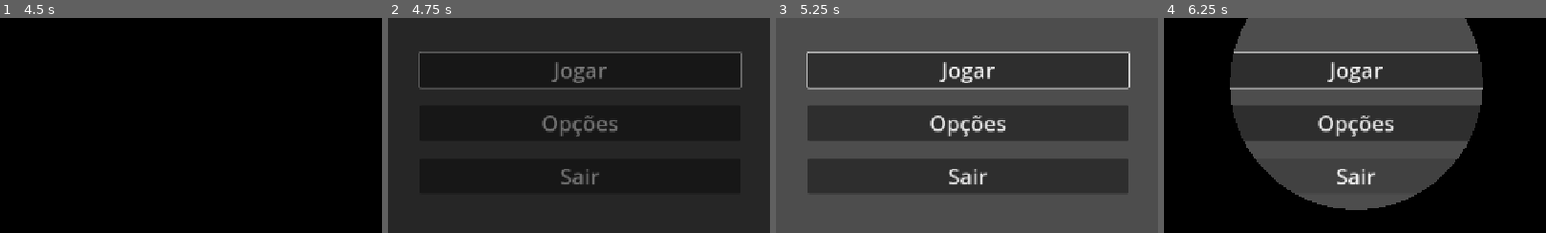
Above: before the commit, frames 1-4 (left to right).
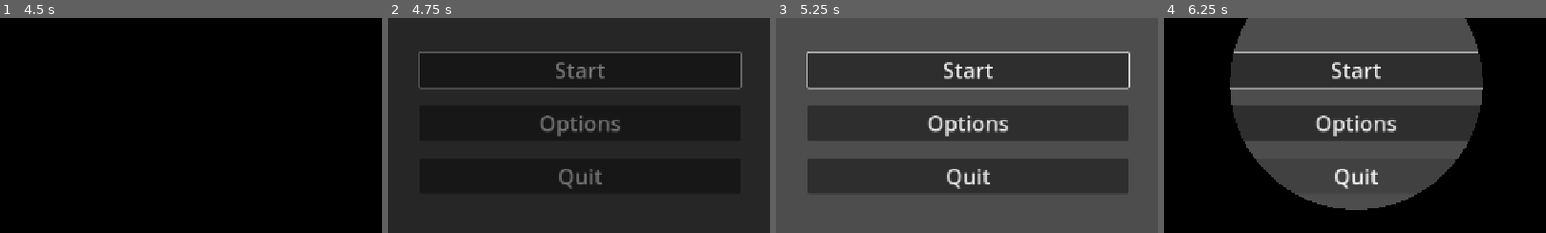
Above: after the commit, the same moments.

Repository: jpsalim21/Godot-Projeto-Base
Game: Godot game, scene res://Menus/MenuInicial.tscn
Same seed, same stepped clock (60 frames per second), same inputs: the game is played once before the commit and once after it. The engine's default icon, where the game draws it, is replaced by a stand-in: a white triangle on a blue panel in a dark square.
Inputs (mouse positions are % of the whole screen's width and height, from its top left):
- Up to frame 1 (4.5 s): click "Opções" (after the commit: "Options") at 0.5 s; click "Jogar" (after the commit: "Start") at 1.25 s; click "Jogar" (after the commit: "Start") at 2 s; click "Opções" (after the commit: "Options") at 2.75 s; click "Jogar" (after the commit: "Start") at 3.5 s; click "Opções" (after the commit: "Options") at 4.25 s
- Up to frame 2 (4.75 s): no input
- Up to frame 3 (5.25 s): tap Enter (ui_accept) at 5 s; move the mouse to (72, 45) at 5.02 s; hold Enter (ui_accept) from 5.03 s (still down); click (72, 45) at 5.17 s
- Up to frame 4 (6.25 s): release Enter (ui_accept) at 5.75 s; drag from (30, 55) to (45, 70) at 5.77 s
The pictures show only the part of the screen within x 25-75%, y 35-85%; the shares and areas given below are measured in that part.

Frame 1 is identical in both runs. In frame 2, 1.8% of the frame differs, in the area x 40-61%, y 20-80%; in frame 3, 2.3%; in frame 4, 2.3%, in the area x 39-61%, y 20-80%.

Commit message:
Troca pra inglês

Diff:
--- a/Menus/MenuInicial.tscn
+++ b/Menus/MenuInicial.tscn
@@ -91,17 +91,17 @@
 [node name="Start" type="Button" parent="MenuInicial/VBoxContainer"]
 layout_mode = 2
 theme_override_font_sizes/font_size = 36
-text = "Jogar"
+text = "Start"
 
 [node name="Options" type="Button" parent="MenuInicial/VBoxContainer"]
 layout_mode = 2
 theme_override_font_sizes/font_size = 36
-text = "Opções"
+text = "Options"
 
 [node name="Quit" type="Button" parent="MenuInicial/VBoxContainer"]
 layout_mode = 2
 theme_override_font_sizes/font_size = 36
-text = "Sair"
+text = "Quit"
 
 [node name="Opcoes" type="Control" parent="."]
 visible = false
@@ -126,12 +126,12 @@
 [node name="Titulo" type="Label" parent="Opcoes/VBoxContainer"]
 layout_mode = 2
 theme_override_font_sizes/font_size = 50
-text = "Opções"
+text = "Options"
 horizontal_alignment = 1
 
 [node name="ResolucaoLabel" type="Label" parent="Opcoes/VBoxContainer"]
 layout_mode = 2
-text = "Resolução"
+text = "Resolution:"
 
 [node name="Resolucao" type="OptionButton" parent="Opcoes/VBoxContainer"]
 layout_mode = 2
@@ -148,12 +148,13 @@
 
 [node name="VolumeLabel" type="Label" parent="Opcoes/VBoxContainer"]
 layout_mode = 2
-text = "Volume:"
+text = "
+Audio:"
+horizontal_alignment = 1
 
 [node name="GeralLabel" type="Label" parent="Opcoes/VBoxContainer"]
 layout_mode = 2
-text = "Geral:
-"
+text = "Geral:"
 
 [node name="GeralSlider" type="HSlider" parent="Opcoes/VBoxContainer"]
 layout_mode = 2
@@ -162,7 +163,7 @@
 
 [node name="MusicaLabel" type="Label" parent="Opcoes/VBoxContainer"]
 layout_mode = 2
-text = "Música:"
+text = "Music:"
 
 [node name="MusicaSlider" type="HSlider" parent="Opcoes/VBoxContainer"]
 layout_mode = 2
@@ -180,7 +181,7 @@
 
 [node name="Voltar" type="Button" parent="Opcoes/VBoxContainer"]
 layout_mode = 2
-text = "Voltar"
+text = "Return"
 
 [node name="CoisasIniciais" type="Control" parent="."]
 layout_mode = 1
--- a/Menus/MenuPause.tscn
+++ b/Menus/MenuPause.tscn
@@ -37,7 +37,7 @@
 
 [node name="ResolucaoLabel" type="Label" parent="VBoxContainer"]
 layout_mode = 2
-text = "Resolução"
+text = "Resolution"
 
 [node name="Resolucao" type="OptionButton" parent="VBoxContainer"]
 layout_mode = 2
@@ -54,12 +54,13 @@
 
 [node name="VolumeLabel" type="Label" parent="VBoxContainer"]
 layout_mode = 2
-text = "Volume:"
+text = "
+Audio:"
+horizontal_alignment = 1
 
 [node name="GeralLabel" type="Label" parent="VBoxContainer"]
 layout_mode = 2
-text = "Geral:
-"
+text = "Geral:"
 
 [node name="GeralSlider" type="HSlider" parent="VBoxContainer"]
 layout_mode = 2
@@ -68,7 +69,7 @@
 
 [node name="MusicaLabel" type="Label" parent="VBoxContainer"]
 layout_mode = 2
-text = "Música:"
+text = "Music:"
 
 [node name="MusicaSlider" type="HSlider" parent="VBoxContainer"]
 layout_mode = 2
@@ -86,11 +87,11 @@
 
 [node name="Voltar" type="Button" parent="VBoxContainer"]
 layout_mode = 2
-text = "Voltar"
+text = "Return"
 
 [node name="Sair" type="Button" parent="VBoxContainer"]
 layout_mode = 2
-text = "Sair do Jogo"
+text = "Quit"
 
 [connection signal="visibility_changed" from="." to="." method="_on_visibility_changed"]
 [connection signal="visibility_changed" from="Panel" to="." method="_on_panel_visibility_changed"]
